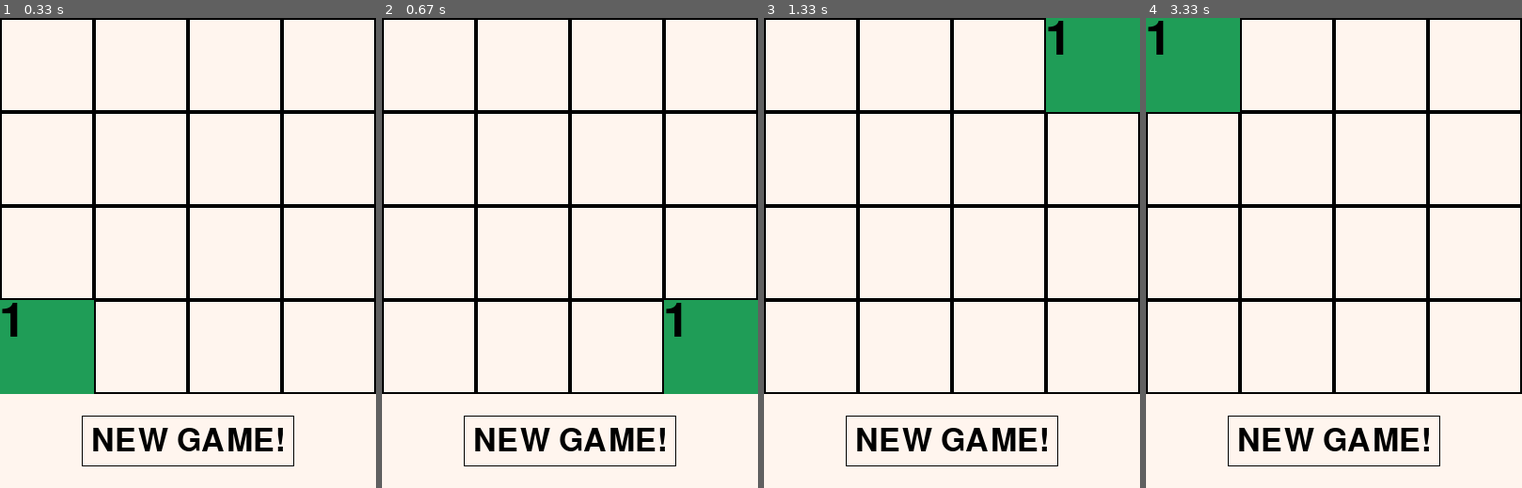
Above: before the commit, frames 1-4 (left to right).
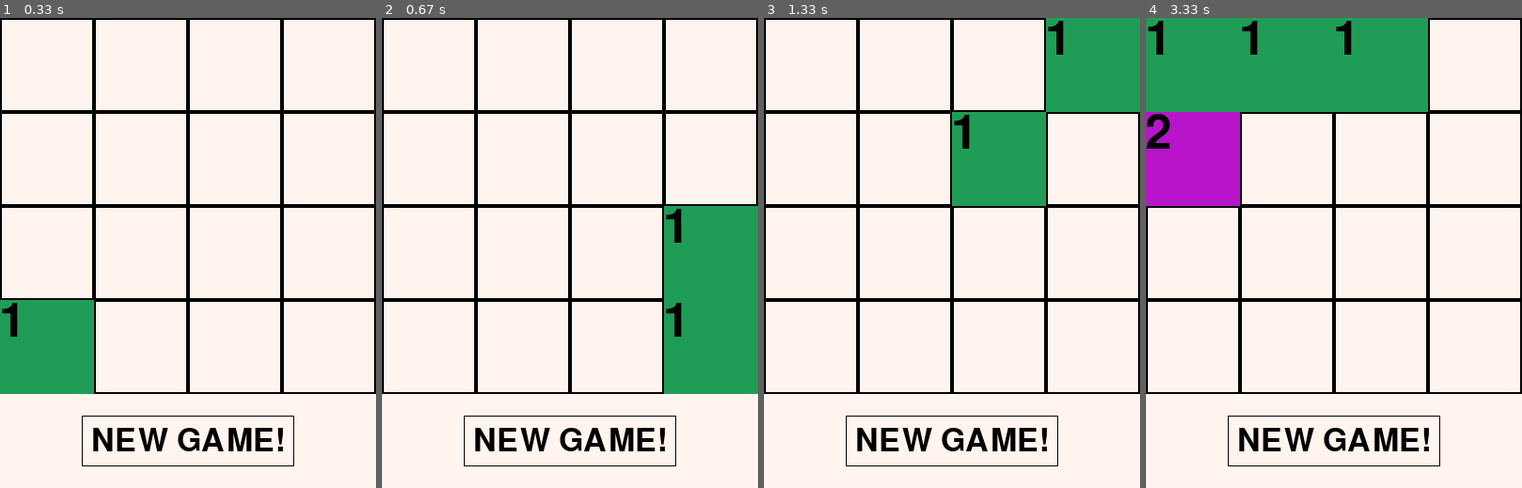
Above: after the commit, the same moments.

Repository: Good-piraT/pygame
Game: pygame game, started from main.py
The game is run twice, just before and just after one commit, with the same random seed, the same clock (stepped at 60 frames per second) and the same inputs.
Inputs:
- Up to frame 1 (0.33 s): no input
- Up to frame 2 (0.67 s): hold Right from 0.33 s (still down)
- Up to frame 3 (1.33 s): release Right at 0.8 s; hold Up 0.83-1.13 s; hold Right from 1.17 s (still down)
- Up to frame 4 (3.33 s): release Right at 1.63 s; hold Left 1.67-2.2 s; hold Down 2.23-2.53 s; hold Left 2.57-2.97 s; hold Up from 3 s (still down)

Frame 1 is identical in both runs. In frame 2, 5.0% of the frame differs, in the area x 75-100%, y 40-60%; in frame 3, 5.0%; in frame 4, 15%, in the area x 0-75%, y 0-40%.

Commit message:
end_session

Diff:
--- a/main.py
+++ b/main.py
@@ -124,8 +124,6 @@
                     movement_type, index = self.check(row, q)
                     if movement_type == 'error':
                         print('ERROR WITH CHECK')
-                    # if q == 3:
-                    #     movement_type = 'no move'
                     if movement_type == 'move':
                         print(i, index)
                         self.disg_board[i][q] = 0
@@ -134,108 +132,9 @@
                         self.disg_board[i][q] = 0
                         self.disg_board[i][index] = elem * 2
         self.re_turn(direction)
-
-#     def move(self,
-#              direction):  #делает ход, двигая клетки в указанном направлении
-#         #общая суть для правого и левого движения - просмотреть каждый ненулевой элемент,
-#         #проверить его тип движения и двинуть, кудо нужно
-# """        if direction == 'right':
-#             for i in range(4):
-#                 for q in range(3, -1, -1):
-#                     row = self.board[i]
-#                     elem = self.board[i][q]
-#                     if elem > 0:
-#                         movement_type, index = self.check(row, q)
-#                         if movement_type == 'error':
-#                             print('ERROR WITH CHECK')
-#                         # if q == 3:
-#                         #     movement_type = 'no move'
-#                         if movement_type == 'move':
-#                             print(i, index)
-#                             self.board[i][q] = 0
-#                             self.board[i][index] = elem
-#                         elif movement_type == 'trans':
-#                             self.board[i][q] = 0
-#                             self.board[i][index] = elem * 2"""
-#         elif direction == 'left':
-#             self.left_board = [[0] * self.width for _ in range(self.height)]
-#             for y in range(4):
-#                 for x in range(4):
-#                     self.left_board[y][x] = self.board[3 - y][3 - x]
-#             for i in range(4):
-#                 for q in range(4):
-#                     row = self.left_board[i]
-#                     elem = self.left_board[i][q]
-#                     if elem > 0:
-#                         movement_type, index = self.check(row, q)
-#                         if movement_type == 'error':
-#                             print('ERROR WITH CHECK')
-#                         # if q == 0:
-#                         #     movement_type = 'no move'
-#                         if movement_type == 'move':
-#                             self.left_board[i][q] = 0
-#                             self.left_board[i][index] = elem
-#                         elif movement_type == 'trans':
-#                             self.left_board[i][q] = 0
-#                             self.left_board[i][index] = elem * 2
-#             for y in range(4):
-#                 for x in range(4):
-#                     self.board[y][x] = self.left_board[3 - y][3 - x]
-        # #вверх и них работают так же, но для начала они 'переворчивают' все игровое поле
-        # #и пользуясь уже готовым алгоритмом действий и функциями высчитывают новое положение
-        # elif direction == 'up':
-        #     disg_board = [[0] * self.width for _ in range(self.height)]
-        #     for y in range(4):  # запись всех q элементов в disg_row[i]
-        #         for x in range(4):
-        #             disg_board[y][x] = self.board[3-x][y]
-        #     for i in range(4):
-        #         for q in range(4):
-        #             row = disg_board[i]
-        #             elem = disg_board[i][q]
-        #             if elem > 0:
-        #                 movement_type, index = self.check(row, q)
-        #                 if movement_type == 'error':
-        #                     print('ERROR WITH CHECK')
-        #                 # if q == 0:
-        #                 #     movement_type = 'no move'
-        #                 if movement_type == 'move':
-        #                     disg_board[i][q] = 0
-        #                     disg_board[i][index] = elem
-        #                 elif movement_type == 'trans':
-        #                     disg_board[i][q] = 0
-        #                     disg_board[i][index] = elem * 2
-        #     for y in range(4):  # запись всех q элементов в disg_row[i]
-        #         for x in range(4):
-        #             self.board[y][x] = disg_board[3-x][y]
-        # else:  #down
-        #     disg_board = [[0] * self.width for _ in range(self.height)]
-        #     for y in range(4):  # запись всех q элементов в disg_row[i]
-        #         for x in range(4):
-        #             disg_board[y][x] = self.board[3-x][y]
-        #     for i in range(4):
-        #         for q in range(3, -1, -1):
-        #             row = disg_board[i]
-        #             elem = disg_board[i][q]
-        #             if elem > 0:
-        #                 movement_type, index = self.check(row, q)
-        #                 if movement_type == 'error':
-        #                     print('ERROR WITH CHECK')
-        #                 # if q == 3:
-        #                 #     movement_type = 'no move'
-        #                 if movement_type == 'move':
-        #                     disg_board[i][q] = 0
-        #                     disg_board[i][index] = elem
-        #                 elif movement_type == 'trans':
-        #                     disg_board[i][q] = 0
-        #                     disg_board[i][index] = elem * 2
-        #     for y in range(4):  # запись всех q элементов в disg_row[i]
-        #         for x in range(4):
-        #             self.board[y][x] = disg_board[3-x][y]
-        #self.ones()
-        # print(direction)
-        # print('ТАБЛИЦА:')
-        # for i in range(4):
-        #     print(self.board[i])
+        self.ones()
+
+
 
     def ones(self,
              total=False):  #добавляет еще одну единицу на доску в путом месте
